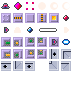
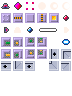
Revision of a layered (72, 96) image; what changed, layer by layer:
painted on "Layer #1" over <box>49,37,59,47</box>
